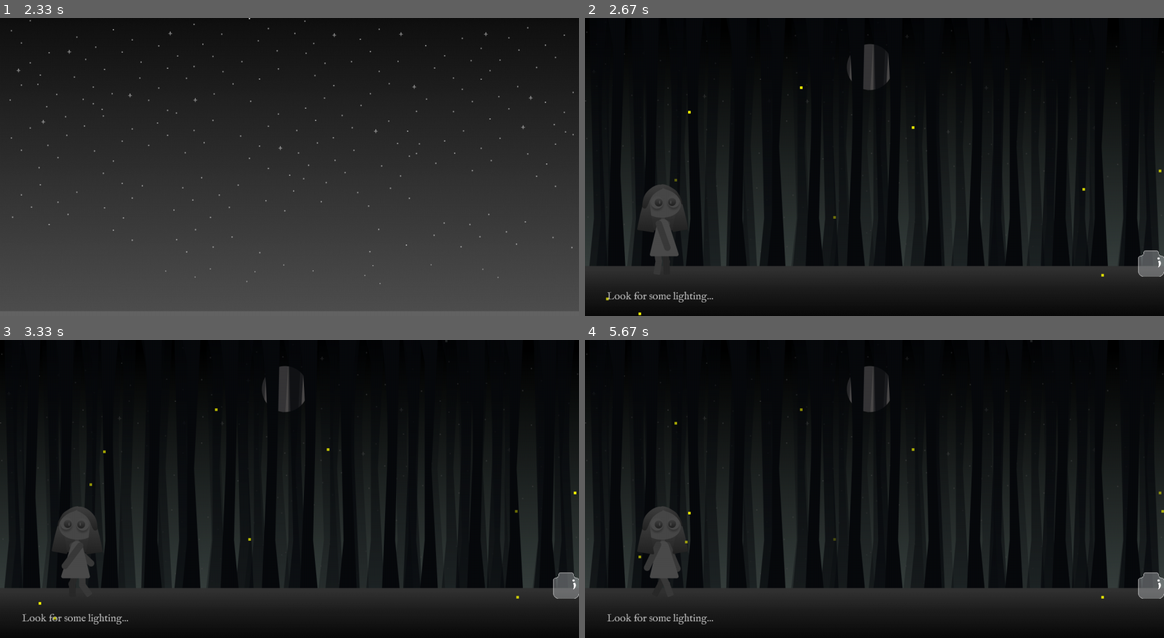
Above: before the commit, frames 1-4 (two rows, left to right).
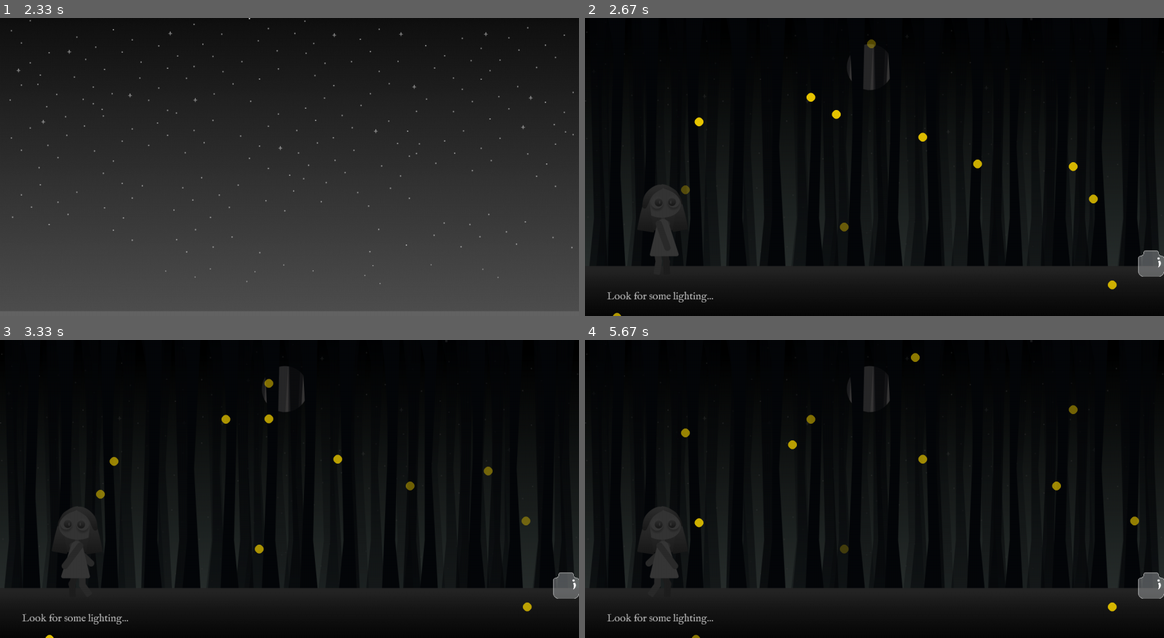
Above: after the commit, the same moments.

Repository: klissiadev/swampofsouls_pygame
Game: pygame game, started from main.py
Two runs of this game, one before a commit and one after it. Both use one fixed random seed, a clock stepped at 60 frames per second and the inputs below.
Inputs:
- Up to frame 1 (2.33 s): hold Right 0.33-0.8 s; hold Right 0.83-1.3 s; hold Left 1.33-1.87 s
- Up to frame 2 (2.67 s): hold Right from 2.33 s (still down)
- Up to frame 3 (3.33 s): release Right at 2.97 s; hold Left from 3 s (still down)
- Up to frame 4 (5.67 s): release Left at 3.47 s; hold Right 3.5-3.97 s; hold Right 4-4.47 s; hold Left 4.5-5.03 s; hold Left 5.07-5.47 s; hold Right from 5.5 s (still down)

Frame 1 is identical in both runs. In frame 2, 0.5% of the frame differs, in the area x 3-100%, y 7-100%; in frame 3, 0.5%; in frame 4, 0.7%, in the area x 9-100%, y 4-100%.

Commit message:
Adding Level One

Diff:
--- a/classes/interval_1_class.py
+++ b/classes/interval_1_class.py
@@ -17,6 +17,7 @@
 BLACK = (0, 0, 0)
 WHITE = (185, 185, 185)
 YELLOW = (255, 255, 0)
+FIREFLY_COLOR = (239,204,0)
 
 # Defining fonts
 small_font = pygame.font.Font("level04/IMFellEnglish-Regular.ttf", 24)
@@ -45,35 +46,46 @@
 class Firefly(pygame.sprite.Sprite):
     def __init__(self):
         super().__init__()
-        self.image = pygame.Surface((6, 6))
-        self.image.fill(YELLOW)
+        # Create a larger surface with alpha transparency for the firefly
+        self.image = pygame.Surface((50, 50), pygame.SRCALPHA)  # Increased size to 50x50
+
+        self.catch_key = random.choice(["F", "J"])
+        # Draw a larger firefly circle in the center of the surface
+        pygame.draw.circle(self.image, FIREFLY_COLOR, (25, 25), 10)
         self.rect = self.image.get_rect()
+
+        # Random initial position
         self.rect.x = random.randint(0, WIDTH)
         self.rect.y = random.randint(0, HEIGHT)
-        self.alpha = random.randint(50, 255)
-        self.fade_speed = random.uniform(1, 3)
-        self.vx = random.uniform(-1, 1)
-        self.vy = random.uniform(-1, 1)
+
+        # Initialize transparency and fading speed
+        self.alpha = random.randint(50, 255)  # Set initial transparency
+        self.fade_speed = random.uniform(1, 3)  # Set random fade speed
+        self.vx = random.uniform(-1, 1)  # Horizontal speed
+        self.vy = random.uniform(-1, 1)  # Vertical speed
 
     def update(self):
+        # Movement (existing logic)
         self.rect.x += self.vx
         self.rect.y += self.vy
 
-        if self.rect.x < 0 or self.rect.x > WIDTH:
+        # Boundary check to bounce off edges
+        if self.rect.x < 0 or self.rect.x > WIDTH - self.rect.width:
             self.vx = -self.vx
-        if self.rect.y < 0 or self.rect.y > HEIGHT:
+        if self.rect.y < 0 or self.rect.y > HEIGHT - self.rect.height:
             self.vy = -self.vy
 
+        # Adjust alpha for pulsing effect
         self.alpha += self.fade_speed
         if self.alpha >= 255:
             self.alpha = 255
-            self.fade_speed *= -1
+            self.fade_speed *= -1  # Reverse direction to start fading out
         elif self.alpha <= 50:
             self.alpha = 50
-            self.fade_speed *= -1
+            self.fade_speed *= -1  # Reverse direction to start fading in
 
+        # Apply updated alpha to image
         self.image.set_alpha(self.alpha)
-
 
 class IntervalScreen:
     def __init__(self):
@@ -85,12 +97,13 @@
         self.fireflies = pygame.sprite.Group()
 
         # Creating fireflies
-        for _ in range(10):
+        for _ in range(15):
             firefly = Firefly()
             self.fireflies.add(firefly)
 
+
     def draw_background(self):
-        static_bg_image = pygame.image.load(f'level02/background/BG_1.png').convert_alpha()
+        static_bg_image = pygame.image.load(f'./level02/background/BG_1.png').convert_alpha()
         game_screen.blit(static_bg_image, (0, 0))
 
         for x in range(6):
@@ -121,7 +134,10 @@
                     sys.exit()
                 if event.type == pygame.KEYDOWN:
                     if event.unicode.upper() == 'E' and abs((self.player_position[0] + 36) - jar_positions[0]) < 70:
+                     # Enter level 1 phase
                         running = False
+                        # print("Player grabbed the glass")
+                        # self.player.grab_jar()  # Change sprite to holding jar
 
             keys = pygame.key.get_pressed()
             if keys[pygame.K_RIGHT]:
@@ -150,7 +166,7 @@
                 self.scroll = bg_width
 
             self.moving_sprites.update(0.25)
-            self.darken_screen(180)
+            self.darken_screen(200)
 
             # Update fireflies
             self.fireflies.update()
@@ -163,7 +179,7 @@
 
             # Interaction hint
             if abs((self.player_position[0] + 36) - jar_positions[0]) < 70:
-                press_e_text = x_small_font.render(f'Press E', True, WHITE)
+                press_e_text = x_small_font.render(f'Press E to grab the glass', True, WHITE)
                 game_screen.blit(press_e_text, (jar_positions[0] + 5, jar_positions[1] - 60))
 
             # Draw the tip
@@ -172,9 +188,6 @@
 
             pygame.display.update()
 
-
-
-
 if __name__ == '__main__':
     screen = IntervalScreen()
     screen.run()
--- /dev/null
+++ b/level1.py
@@ -0,0 +1,141 @@
+import sys
+
+import pygame
+import player as player_mod
+from classes.interval_1_class import Firefly
+# Initializing Pygame
+pygame.init()
+
+# Clock
+clock = pygame.time.Clock()
+FPS = 60
+
+# Colors
+BLACK = (0, 0, 0)
+WHITE = (185, 185, 185)
+YELLOW = (255, 255, 0)
+
+# Defining fonts
+small_font = pygame.font.Font("level04/IMFellEnglish-Regular.ttf", 24)
+x_small_font = pygame.font.Font("level04/IMFellEnglish-Regular.ttf", 16)
+
+# Screen dimensions
+WIDTH, HEIGHT = 1320, 680
+game_screen = pygame.display.set_mode((WIDTH, HEIGHT))  # Changed 'screen' to 'game_screen'
+pygame.display.set_caption("Interval - 02")
+
+# Background images
+bg_images = [pygame.image.load(f'level02/background/BG_{i}.png').convert_alpha() for i in range(2, 6)]
+bg_width = bg_images[0].get_width()
+
+# Players sounds
+background_sound = pygame.mixer.Sound('assets/sounds-effects/Alone at Twilight 5.wav')
+click_sound = pygame.mixer.Sound('level04/click-keyboard.mp3')
+background_sound.set_volume(0.5)  # Set volume to 50%
+background_sound.play()
+
+# Jar
+jar = pygame.transform.scale(pygame.image.load('assets/objects/jar.png').convert_alpha(), (60, 60))
+jar_positions = [WIDTH - 60, HEIGHT - 150]
+
+class LevelOneScreen:
+    def __init__(self):
+        self.scroll = 0
+        self.moving_sprites = pygame.sprite.Group()
+        self.player = player_mod.Player(40, 370, "Right")
+        self.moving_sprites.add(self.player)
+        self.player_position = [600, 370]
+        self.fireflies = pygame.sprite.Group()
+        self.opacity = 200
+
+        # Creating fireflies
+        for _ in range(10):
+            firefly = Firefly()
+            self.fireflies.add(firefly)
+
+    def draw_background(self):
+        static_bg_image = pygame.image.load(f'./level02/background/BG_1.png').convert_alpha()
+        game_screen.blit(static_bg_image, (0, 0))
+
+        for x in range(6):
+            speed = 1
+            for l in bg_images:
+                game_screen.blit(l, ((x * bg_width) - self.scroll * speed, 0))
+                speed += 0.6
+
+    def darken_screen(self):
+        dark_overlay = pygame.Surface((WIDTH, HEIGHT))
+        dark_overlay.set_alpha(self.opacity)
+        dark_overlay.fill(BLACK)
+        game_screen.blit(dark_overlay, (0, 0))
+
+    def run(self):
+        running = True
+
+        # Font for displaying letters
+        font = x_small_font
+
+        # Key pressed tracker
+        key_pressed = None
+
+        while running:
+            game_screen.fill(WHITE)
+            clock.tick(FPS)
+
+            # Drawing and updating sprites
+            self.draw_background()
+            game_screen.blit(self.player.image, (self.player_position[0], self.player_position[1]))
+            self.player.grab_jar()
+
+            # Event handling
+            key_pressed = None
+            for event in pygame.event.get():
+                if event.type == pygame.QUIT:
+                    running = False
+                elif event.type == pygame.KEYDOWN:
+                    if event.key == pygame.K_f:
+                        key_pressed = "F"
+                    elif event.key == pygame.K_j:
+                        key_pressed = "J"
+
+            # Update fireflies and check for "catch" interaction
+            caught = False
+            for firefly in self.fireflies:
+                key_text = font.render(firefly.catch_key, True, YELLOW)
+                game_screen.blit(key_text, (firefly.rect.x, firefly.rect.y - 20))
+
+                # Check collision and correct key
+                if not caught and key_pressed == firefly.catch_key:
+                    # Firefly caught
+                    print(f"Firefly with key '{firefly.catch_key}' caught at ({firefly.rect.x}, {firefly.rect.y})!")
+                    self.fireflies.remove(firefly)
+                    self.opacity = max(0, self.opacity - 20)
+                    caught = True  # Set flag to True to exit loop after catching one firefly
+                    self.player.catch_firefly()
+                    break  # Stop after catching one firefly
+
+            if len(self.fireflies) == 0:
+                # Fade-out effect
+                self.opacity =  min(255, self.opacity + 5)
+                if self.opacity == 255:
+                    running = False
+
+            if abs(self.scroll) > bg_width:
+                self.scroll = 0
+            elif abs(self.scroll) < 0:
+                self.scroll = bg_width
+
+            self.moving_sprites.update(0.25)
+            self.darken_screen()
+            # Update fireflies
+            self.fireflies.update()
+
+            # Draw fireflies on screen
+            self.fireflies.draw(game_screen)
+
+            pygame.display.update()
+
+if __name__ == '__main__':
+    level_one = LevelOneScreen()
+    level_one.run()
+    pygame.quit()
--- a/main.py
+++ b/main.py
@@ -2,6 +2,7 @@
 from classes.menu_class import SwampOfSoulsScreen
 from classes.interval_1_class import IntervalScreen
 from classes.level_2_class import LevelTwoScreen
+from level1 import LevelOneScreen
 
 # Inicializar o pygame
 pygame.init()
@@ -21,6 +22,9 @@
     game_screen = IntervalScreen()  # Inicializa o jogo
     game_screen.run()  # Executa o jogo
 
+    level_screen = LevelOneScreen()
+    level_screen.run()
+
     level_screen = LevelTwoScreen()
     level_screen.run()
 
--- a/player.py
+++ b/player.py
@@ -7,44 +7,69 @@
     def __init__(self, pos_x, pos_y, orientation):
         super().__init__()
 
-        self.sprites = []
-
+        self.sprites = []  # Walking sprites
         self.angle = 0
-
         self.orientation = orientation
 
+        # Load walking sprites
         for i in range(1, 9):
-            sprite = pygame.image.load(f'level02/sprites/walking/ALMA_WALKING{i}.png').convert_alpha()
+            sprite = pygame.image.load(f'./level02/sprites/walking/ALMA_WALKING{i}.png').convert_alpha()
             self.sprites.append(sprite)
 
+        # Load idle and jar-holding sprites separately
+        self.idle_sprite = pygame.image.load('level02/sprites/idle/ALMA.png').convert_alpha()
+        self.holding_jar_sprite = pygame.image.load('level01/alma/ALMA_WITH_JAR.png').convert_alpha()
+
+        # Load the catching sprite
+        self.catching_sprite = pygame.image.load('level01/alma/ALMA_WITH_JAR_FULL.png').convert_alpha()
+        self.isCatching = False  # Track if player is in catching state
+
         self.current_sprite = 0
-
-        self.image = self.sprites[int(self.current_sprite)]
-
+        self.image = self.idle_sprite
         self.isAnimating = False
+        self.isHoldingJar = False  # Track if player is holding the jar
 
         self.rect = self.image.get_rect()
         self.rect.topleft = [pos_x, pos_y]
 
     def animate(self):
-        self.isAnimating = True
+        if not self.isHoldingJar:
+            self.isAnimating = True
 
     def stopAnimating(self):
-        self.image = pygame.image.load(f'level02/sprites/idle/ALMA.png').convert_alpha()
+        self.isAnimating = False
+        if self.isHoldingJar:
+            self.image = self.holding_jar_sprite
+        if self.isCatching:
+            self.image = self.catching_sprite
+        else:
+            self.image = self.idle_sprite
+
+    def grab_jar(self):
+        self.isHoldingJar = True
+        self.image = self.holding_jar_sprite  # Set to jar-holding sprite
+
+    def catch_firefly(self):
+        self.isCatching = True
+        self.image = self.catching_sprite  # Change to catching image
 
     def flip_sprites(self):
         if self.orientation == "Right":
-            self.image = pygame.transform.flip(self.sprites[int(self.current_sprite)], False, False)
+            self.image = pygame.transform.flip(self.image, False, False)
         elif self.orientation == "Left":
-            self.image = pygame.transform.flip(self.sprites[int(self.current_sprite)], True, False)
+            self.image = pygame.transform.flip(self.image, True, False)
 
     def update(self, speed):
-        if self.isAnimating == True:
+        if self.isAnimating and not self.isHoldingJar:
             self.current_sprite += speed
+            if self.current_sprite >= len(self.sprites):
+                self.current_sprite = 0  # Loop back to start of walking sprites
+            self.image = self.sprites[int(self.current_sprite)]
+        elif self.isHoldingJar:
+            self.image = self.holding_jar_sprite  # Keep the jar-holding sprite when holding jar
+            if self.isCatching:
+                self.image = self.catching_sprite
+        else:
+            self.image = self.idle_sprite  # Default to idle sprite when not animating
 
-            if self.current_sprite >= len(self.sprites):
-                self.current_sprite = 0
-                self.isAnimating = False
-        else:
-            self.stopAnimating()
         self.flip_sprites()
Binary file added: level01/alma/ALMA_WITH_JAR.png
Binary file added: level01/alma/ALMA_WITH_JAR_FULL.png
